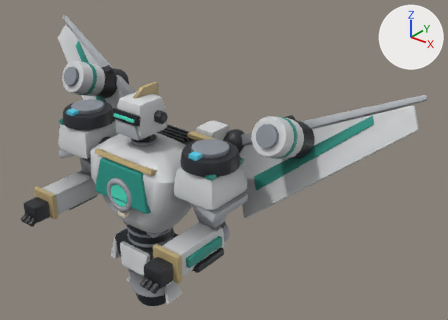
Two versions of the glTF model assets/vehicles/ex_seraph_1.glb, one commit apart.
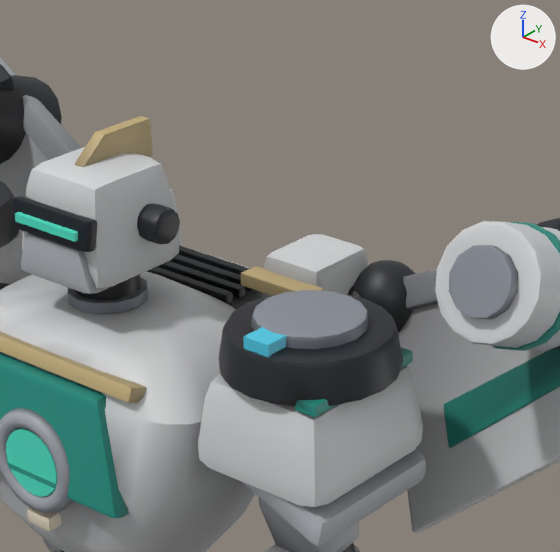
Each version is shown whole from a 50 mm camera at (5.3, -5.02, 5.16) aimed at (0.64, 0.8, 1.55), then close up on the part from 24% to 65% of the width and 14% to 70% of the height. The lights are fixed; the arrows at upper right show +X, +Y and +Z. The first two pictures are the older version. Where no turn or scale is listed for an object, it has been applied to the vertices. Vertices at exactly the same position are counted once.

The scene before the commit, as lines of its bpy script (objects in view):
```python
me_mesh_0 = bpy.data.meshes.new('Mesh_0')
me_mesh_0.from_pydata(...)  # 5418 vertices, 10516 faces; spans x 0.82..3.69, y -2.16..0.0, z 0.27..3.47
# faces by material slot: [4588, 2528, 1612, 1296, 276, 108, 108]
me_mesh_0.materials.append(mat_dark)
me_mesh_0.materials.append(mat_hull)
me_mesh_0.materials.append(mat_chrome)
me_mesh_0.materials.append(mat_trim)
me_mesh_0.materials.append(mat_glow)
me_mesh_0.materials.append(mat_lamp)
me_mesh_0.materials.append(mat_glass)
me_mesh_1 = bpy.data.meshes.new('Mesh_1')
me_mesh_1.from_pydata(...)  # 746 vertices, 1452 faces; spans x 2.08..4.51, y -1.62..-0.5, z 0.0..1.85
# faces by material slot: [416, 452, 320, 204, 60]
me_mesh_1.materials.append(mat_dark)
me_mesh_1.materials.append(mat_trim)
me_mesh_1.materials.append(mat_hull)
me_mesh_1.materials.append(mat_chrome)
me_mesh_1.materials.append(mat_glow)
me_mesh_2 = bpy.data.meshes.new('Mesh_2')
me_mesh_2.from_pydata(...)  # 746 vertices, 1452 faces; spans x 0.0..2.42, y -1.62..-0.5, z 0.0..1.85
# faces by material slot: [416, 452, 320, 204, 60]
me_mesh_2.materials.append(mat_dark)
me_mesh_2.materials.append(mat_trim)
me_mesh_2.materials.append(mat_hull)
me_mesh_2.materials.append(mat_chrome)
me_mesh_2.materials.append(mat_glow)
ob_mesh_0 = bpy.data.objects.new('Mesh_0', me_mesh_0)
ob_mesh_0.location = (-2.253, 0.975, -0.82)
ob_mesh_1 = bpy.data.objects.new('Mesh_1', me_mesh_1)
ob_mesh_1.location = (-1.433, 1.795, 1.04)
ob_mesh_2 = bpy.data.objects.new('Mesh_2', me_mesh_2)
ob_mesh_2.location = (-3.073, 1.795, 1.04)
```
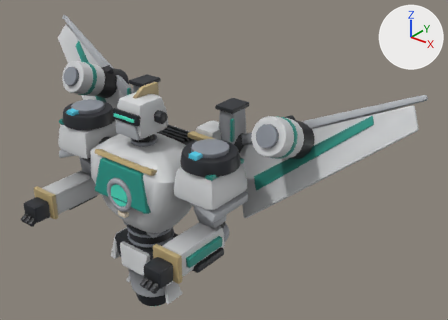
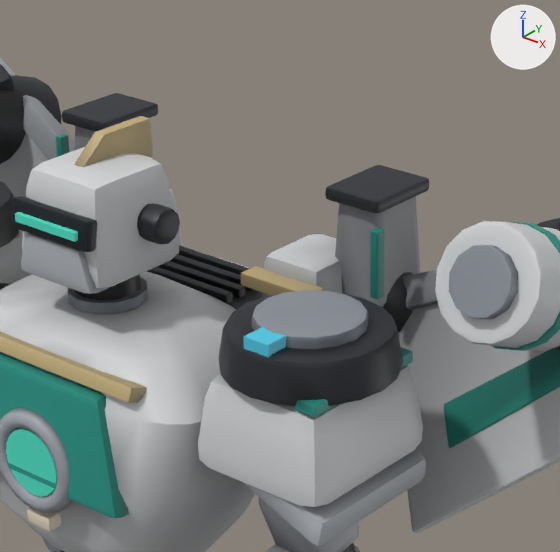
Where the newer file only moved an object's origin or applied its transform, the numbers keep the older frame.

The change, as a list of edits to the scene's bpy script:
```text
Change me_mesh_0:
    used by ob_mesh_0; location = (-2.253, 0.975, -0.82)
    remove me_mesh_0.from_pydata(...)  # 5418 vertices, 10516 faces; spans x 0.82..3.69, y -2.16..0.0, z 0.27..3.47
    add me_mesh_0.from_pydata(...)  # 5754 vertices, 11164 faces; spans x 0.82..3.69, y -2.16..0.0, z 0.27..3.47
    me_mesh_0 part 1: a new loose piece of 56 vertices spanning x 2.89..3.17, y -0.36..0.0, z 3.15..3.21, in mat_dark
    me_mesh_0 part 2: a new loose piece of 56 vertices spanning x 1.33..1.61, y -0.36..0.0, z 3.15..3.21, in mat_dark
    me_mesh_0 part 3: a new loose piece of 56 vertices spanning x 2.9..3.16, y -0.34..-0.01, z 2.69..3.19, in mat_hull
    me_mesh_0 part 4: a new loose piece of 56 vertices spanning x 1.34..1.6, y -0.34..-0.01, z 2.69..3.19, in mat_hull
    me_mesh_0 part 5: a new loose piece of 56 vertices spanning x 3.15..3.19, y -0.38..-0.33, z 2.79..3.09, in mat_trim
    me_mesh_0 part 6: a new loose piece of 56 vertices spanning x 1.31..1.35, y -0.38..-0.33, z 2.79..3.09, in mat_trim
    me_mesh_0 part 7: 967 kept faces spanning x 0.85..3.66, y -1.84..-0.1, z 0.45..3.47 get new vertex colours
    other edits to the shape of me_mesh_0 do not show in these pictures
```

Where the change shows, as pixel boxes [x1, y1, x2, y2] in the close-ups (560 x 552 px):
'Mesh_0', reshaped
    before: [0, 116, 426, 552]
    after: [0, 93, 429, 552]
part 1 of me_mesh_0, added
    after: [325, 165, 429, 213]
part 2 of me_mesh_0, added
    after: [62, 93, 158, 132]
part 3 of me_mesh_0, added
    after: [335, 196, 420, 308]
part 4 of me_mesh_0, added
    after: [75, 126, 151, 157]
part 5 of me_mesh_0, added (cyan)
    after: [370, 228, 384, 299]
part 6 of me_mesh_0, added
    after: [56, 134, 69, 157]
part 7 of me_mesh_0, edited (looks the same)
    both: [1, 119, 426, 552]
